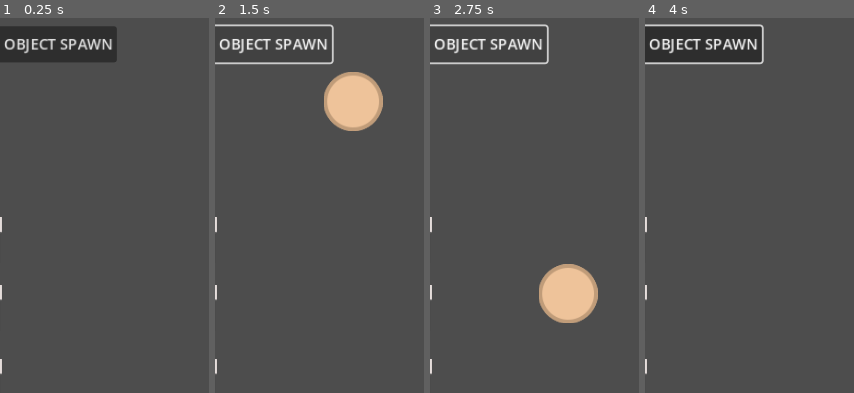
Above: before the commit, frames 1-4 (left to right).
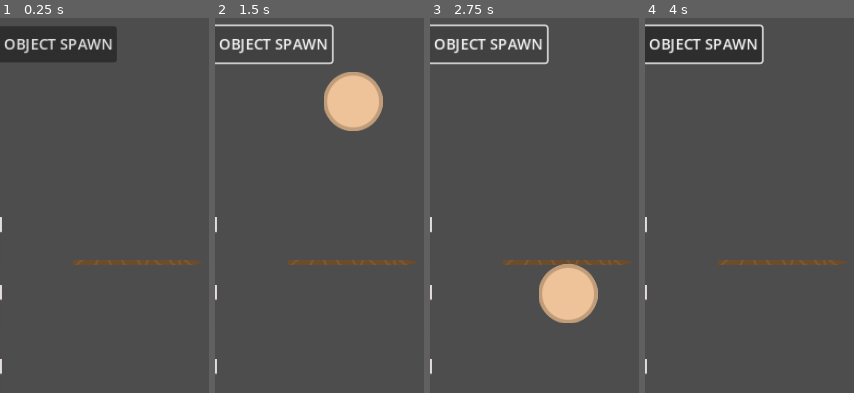
Above: after the commit, the same moments.

Repository: nathrmendoza/isv-godot-v2
Game: Godot game, scene res://scenes/level_debug.tscn
Same seed, same stepped clock (60 frames per second), same inputs: the game is played once before the commit and once after it.
Inputs (mouse positions are % of the whole screen's width and height, from its top left):
- Up to frame 1 (0.25 s): no input
- Up to frame 2 (1.5 s): click "DEBUG OBJECT SPAWN" at 0.5 s; click "DEBUG OBJECT SPAWN" at 1.25 s
- Up to frame 3 (2.75 s): click "DEBUG OBJECT SPAWN" at 2 s
- Up to frame 4 (4 s): drag from (27, 76) to (78, 72) at 2.77 s; drag from (78, 72) to (27, 76) at 3.52 s
The pictures show only the part of the screen within x 16-66%, y 0-50%; the shares and areas given below are measured in that part.

The runs differ from the first frame. In frame 1, 0.8% of the frame differs, in the area x 34-97%, y 64-66%; in frame 2, 0.8%; in frame 3, 0.8%; in frame 4, 0.8%.

Commit message:
updates 09/24/2024: trash can, update to stick drag

Diff:
--- a/scenes/level_debug.tscn
+++ b/scenes/level_debug.tscn
@@ -16,6 +16,7 @@
 [ext_resource type="Resource" uid="uid://dyaf0nio4cxxi" path="res://data/ingredient/res_heal_ball.tres" id="14_8vowe"]
 [ext_resource type="Resource" uid="uid://bf1k160o7b33b" path="res://data/ingredient/res_shield_ball.tres" id="15_srr0e"]
 [ext_resource type="PackedScene" uid="uid://dp8glptlcla4v" path="res://scenes/obj_trash_can.tscn" id="16_yqfj0"]
+[ext_resource type="PackedScene" uid="uid://oxbvham6wg4v" path="res://scenes/obj_stick.tscn" id="17_kjnf4"]
 
 [node name="LevelDebug" type="Node2D"]
 script = ExtResource("1_d5xud")
@@ -92,4 +93,7 @@
 [node name="ObjTrashCan" parent="." instance=ExtResource("16_yqfj0")]
 position = Vector2(137, 820)
 
+[node name="ObjStick" parent="." instance=ExtResource("17_kjnf4")]
+position = Vector2(241, 305)
+
 [connection signal="pressed" from="Button" to="." method="_on_button_pressed"]
--- a/scenes/obj_stick.tscn
+++ b/scenes/obj_stick.tscn
@@ -3,10 +3,11 @@
 [ext_resource type="Texture2D" uid="uid://cc83qbrultqm8" path="res://sprites/prep/spr_stick.png" id="1_l1p3d"]
 [ext_resource type="Script" path="res://scripts/bhv_stick.gd" id="1_sq76r"]
 
-[sub_resource type="RectangleShape2D" id="RectangleShape2D_f5m1q"]
-size = Vector2(146, 66)
+[sub_resource type="RectangleShape2D" id="RectangleShape2D_ritio"]
+size = Vector2(144, 54)
 
 [node name="ObjStick" type="Node2D"]
+z_index = 1
 script = ExtResource("1_sq76r")
 
 [node name="Sprite2D" type="Sprite2D" parent="."]
@@ -23,7 +24,7 @@
 [node name="Area2D" type="Area2D" parent="." groups=["servable"]]
 
 [node name="CollisionShape2D" type="CollisionShape2D" parent="Area2D"]
-shape = SubResource("RectangleShape2D_f5m1q")
+shape = SubResource("RectangleShape2D_ritio")
 
 [connection signal="body_entered" from="Area2D" to="." method="_on_area_2d_body_entered"]
 [connection signal="body_exited" from="Area2D" to="." method="_on_area_2d_body_exited"]
--- a/scenes/obj_trash_can.tscn
+++ b/scenes/obj_trash_can.tscn
@@ -6,7 +6,7 @@
 [sub_resource type="RectangleShape2D" id="RectangleShape2D_ds2au"]
 size = Vector2(130, 89)
 
-[node name="ObjTrashCan" type="Node2D"]
+[node name="ObjTrashCan" type="Node2D" groups=["trash"]]
 script = ExtResource("1_4khu3")
 
 [node name="Sprite2D" type="Sprite2D" parent="."]
--- a/scripts/bhv_stick.gd
+++ b/scripts/bhv_stick.gd
@@ -2,6 +2,7 @@
 
 var colliding_body_ref = null
 var ingredient_slots: Array = [null, null, null]
+
 #set to false if stick leaves prep area (avoids adding ingredient outside)
 var prep_state = true
 var mouse_inside = false
@@ -13,7 +14,13 @@
 ]
 
 @onready var collision_body: CollisionShape2D = $Area2D/CollisionShape2D
+
+const TWEEN_SPEED = 0.45
 var last_position: Vector2 = Vector2.ZERO
+
+var drag_start: Vector2
+var is_dragging: bool = false
+var is_inside_droppable: bool = false
 
 func _ready() -> void:
 	last_position = global_position
@@ -22,14 +29,56 @@
 func _on_area_2d_input_event(viewport: Node, event: InputEvent, shape_idx: int) -> void:
 	if event is InputEventMouseButton and event.button_index == MOUSE_BUTTON_LEFT:
 		if event.pressed:
-			#dragging logic
-			if mouse_inside and not prep_state:
-				print_debug('grab')
+			#dragging
+			if not prep_state:
+				if check_pointer_within_shape(event.global_position):
+					is_dragging = true
+					drag_start = event.global_position - global_position
+					get_tree().call_group('trash', 'tween_show')
 		else:
-			#release ingredient
+			#ingredient drop
 			if prep_state and mouse_inside and colliding_body_ref:
 				add_ingredient(colliding_body_ref)
 
+
+func _physics_process(delta: float) -> void:
+	if is_dragging:
+		var current_pointer_position = get_global_mouse_position()
+		if Input.is_action_pressed('click'):
+			if not prep_state:
+				global_position = current_pointer_position
+		elif Input.is_action_just_released('click'):
+			if not prep_state:
+				is_dragging = false
+				tween_go_to_position(last_position)
+				get_tree().call_group('trash', 'tween_hide')
+
+#tweens
+func tween_go_to_position(mv_position: Vector2) -> void:
+	var tween = create_tween()
+	tween.set_trans(Tween.TRANS_CUBIC).set_ease(Tween.EASE_IN_OUT)
+	tween.tween_property(self, 'global_position', mv_position, TWEEN_SPEED)
+
+#check if mouse/touch is within collision_body shape
+func check_pointer_within_shape(point: Vector2) -> bool:
+	if collision_body.shape:
+		var local_point = to_local(point)
+		if collision_body.shape is RectangleShape2D:
+			var half_extents = collision_body.shape.size / 2
+			return abs(local_point.x) <= half_extents.x and abs(local_point.y) <= half_extents.y
+		elif collision_body.shape is CircleShape2D:
+			return local_point.length() <= collision_body.shape.radius
+		elif collision_body.shape is CapsuleShape2D:
+			var half_height = collision_body.shape.height / 2 - collision_body.shape.radius
+			#horizontal
+			if abs(local_point.y) <= half_height:
+				return abs(local_point.y) <= collision_body.shape.radius
+			else:
+				#vertical
+				var circle_center = Vector2(0, sign(local_point.y) * half_height)
+				return abs(local_point - circle_center).length() <= collision_body.shape.radius
+	#fallback
+	return false
 
 func add_ingredient(ingredient) -> void:
 	if ingredient_slots.has(null):
@@ -66,14 +115,11 @@
 	if body.is_in_group('ingredients') or body.is_in_group('prep_area') or body.is_in_group('serve_area') or body.is_in_group('trash_area'):
 		colliding_body_ref = body
 
-
 func _on_area_2d_body_exited(body: Node2D) -> void:
 	colliding_body_ref = null
-
 
 func _on_area_2d_mouse_entered() -> void:
 	mouse_inside = true
 
-
 func _on_area_2d_mouse_exited() -> void:
 	mouse_inside = false
--- a/scripts/bhv_trash.gd
+++ b/scripts/bhv_trash.gd
@@ -13,21 +13,23 @@
 
 func _on_area_2d_input_event(viewport: Node, event: InputEvent, shape_idx: int) -> void:
 	if event is InputEventMouseButton and event.button_index == MOUSE_BUTTON_LEFT:
-		if event.pressed == false:
+		if event.pressed == false and colliding_body_ref:
 			colliding_body_ref.queue_free()
 
 func _on_area_2d_body_entered(body: Node2D) -> void:
+	print_debug(body)
 	if body.is_in_group('servable'):
 		colliding_body_ref = body
 
 func _on_area_2d_body_exited(body: Node2D) -> void:
 	colliding_body_ref = null
 
-func toggle_tween(variation: String) -> void:
+func tween_show() -> void:
 	var tween = create_tween()
 	tween.set_trans(Tween.TRANS_CUBIC).set_ease(Tween.EASE_IN_OUT)
+	tween.tween_property(sprite, 'position:y', 0, tween_duration)
 
-	if variation == 'show':
-		tween.tween_property(sprite, 'position:y', 0, tween_duration)
-	elif variation == 'hide':
-		tween.tween_property(sprite, 'position:y', size_y, tween_duration)
+func tween_hide() -> void:
+	var tween = create_tween()
+	tween.set_trans(Tween.TRANS_CUBIC).set_ease(Tween.EASE_IN_OUT)
+	tween.tween_property(sprite, 'position:y', size_y, tween_duration)
Not shown: 1 places in scenes/level_debug.tscn that only renumber resources
